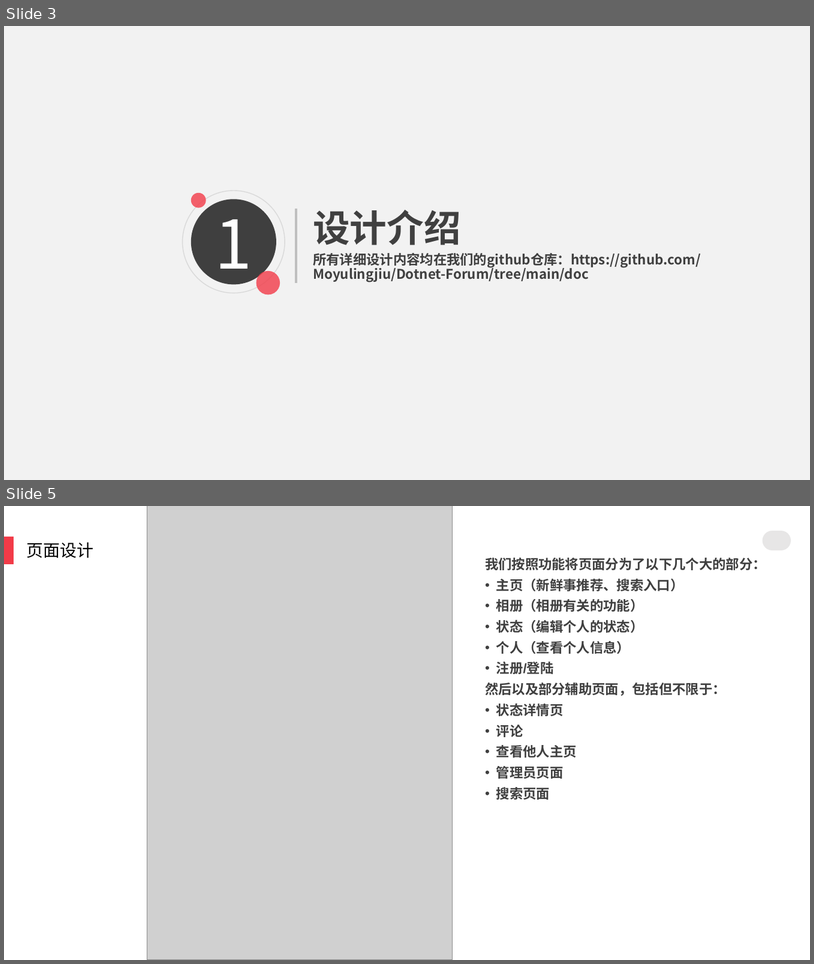
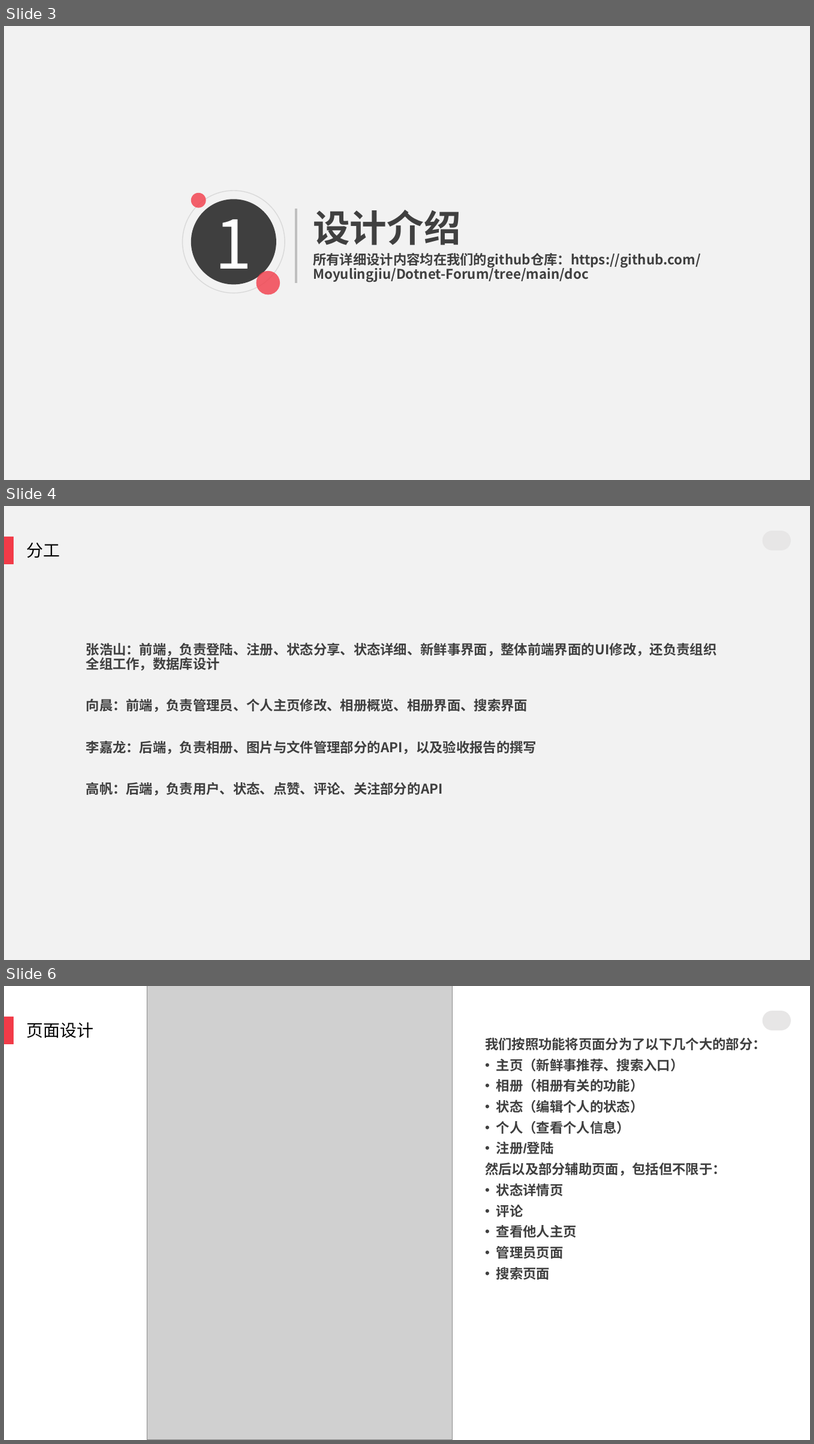
Before and after one commit to Moyulingjiu/Dotnet-Forum, a slide deck: doc/汇报.pptx. Shown one above the other, each under a label of ours: slides 3 and 5 before the commit, slides 3, 4 and 6 after it; the slides between them are not shown. The pictures are 814x964 and 814x1444 pixels, drawn with LibreOffice and Linux fonts; fonts in the diff are those of the drawing; grey boxes stand for pictures; background and template pictures are left out. Boxes give left, top, right and bottom in pixels: in the first picture for what was removed or moved away, otherwise in the second. Text is boxed around its words. In the diff, an @@ line names an element or a change of style, - is before the commit and + after.

Commit message:
修改汇报PPT

```diff
--- a/doc/汇报.pptx
+++ b/doc/汇报.pptx
@@ slide 4 added at (4,506,810,960), background #F2F2F2; not listed: 2 template elements that a slide beside it also shows @@
@@ text added at (27,543,60,558), 20 pt, text #000000 @@
+分工
@@ text added at (86,642,717,795), 16 pt, text #3F3F3F, bold @@
+张浩山：前端，负责登陆、注册、状态分享、状态详细、新鲜事界面，整体前端界面的UI修改，还负责组织全组工作，数据库设计
+向晨：前端，负责管理员、个人主页修改、相册概览、相册界面、搜索界面
+李嘉龙：后端，负责相册、图片与文件管理部分的API，以及验收报告的撰写
+高帆：后端，负责用户、状态、点赞、评论、关注部分的API
@@ what was slide 5 is now slide 6 @@
```
Also in this commit, not shown: 2 slides changed.
